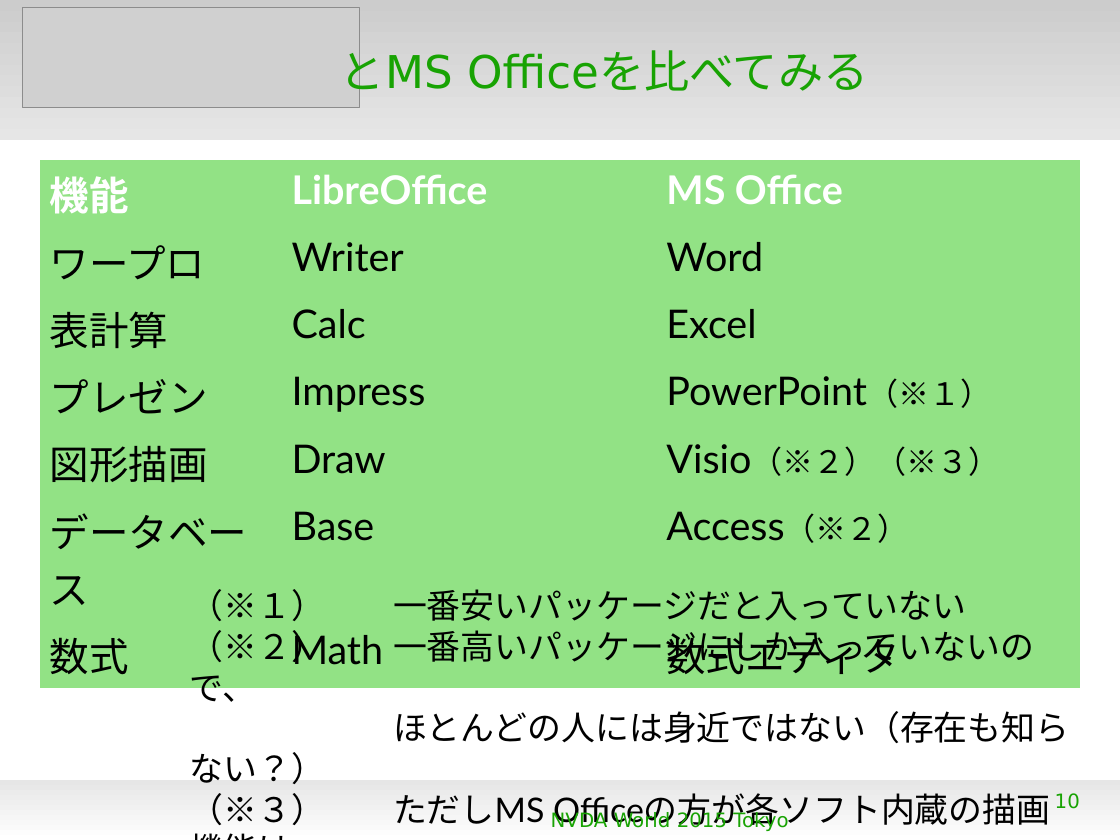
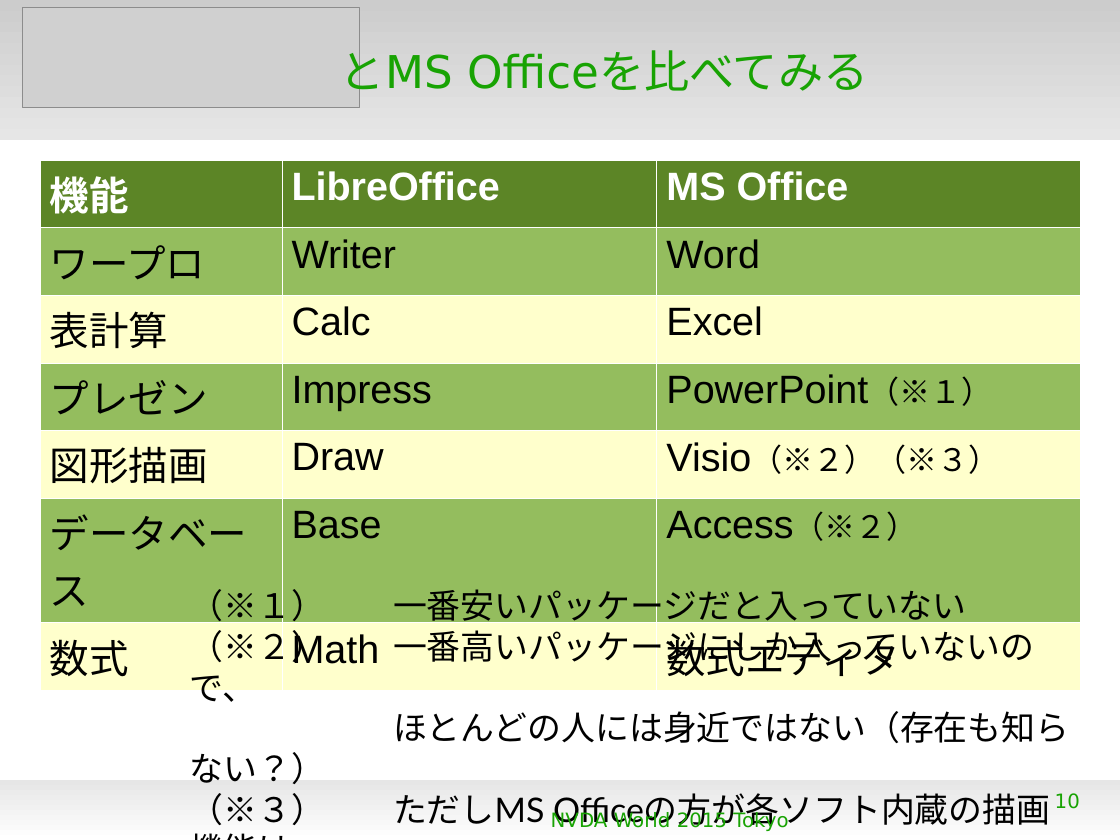
Before and after one commit to naruoga/KantoLibreOffice, a slide deck: slide 10 of others/NVDAworld2015.odp. Drawn at 1120x840 pixels with LibreOffice and Linux fonts; fonts in the diff are those of the drawing; grey boxes stand for pictures; background and template pictures are left out. Boxes give left, top, right and bottom in pixels: in the first picture for what was removed or moved away, otherwise in the second. Text is boxed around its words. In the diff, an @@ line names an element or a change of style, - is before the commit and + after.

Commit message:
WIP

```diff
--- a/others/NVDAworld2015.odp
+++ b/others/NVDAworld2015.odp
@@ table at <box>40,160,1080,681</box> @@
@@ fill #92E285 to #5C8526 in row 1 @@
@@ fill #92E285 to #94BD5E in 9 cells @@
@@ fill #92E285 to #FFFFCC in 9 cells @@
@@ font Lato to Arial @@
@@ borders changed @@
```
Also in this commit, not shown: 3 other slides changed.
